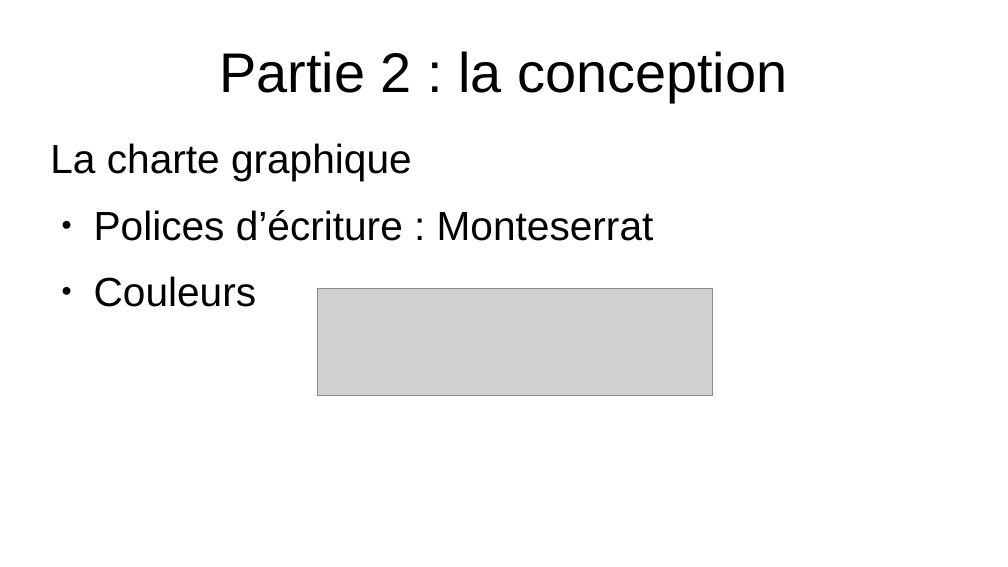
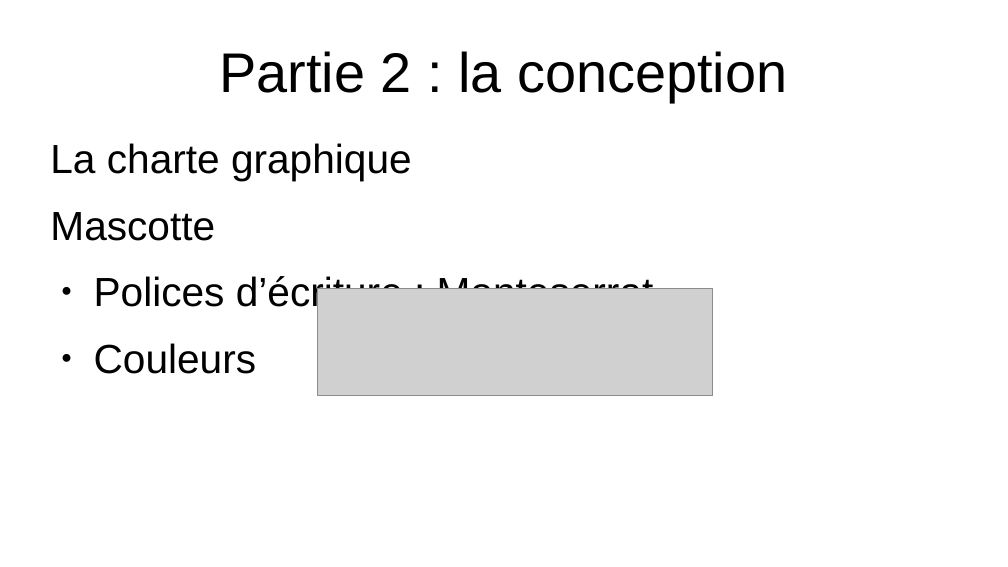
Before and after one commit to EmmaBroudic/Projet-Nooky, a slide deck: slide 18 of doc/Nooky3.odp. Drawn at 1008x567 pixels with LibreOffice and Linux fonts; fonts in the diff are those of the drawing; grey boxes stand for pictures. Boxes give left, top, right and bottom in pixels: in the first picture for what was removed or moved away, otherwise in the second. Text is boxed around its words. In the diff, an @@ line names an element or a change of style, - is before the commit and + after.

```diff
--- a/doc/Nooky3.odp
+++ b/doc/Nooky3.odp
@@ text at (50, 212, 215, 241): paragraph added @@
+Mascotte
```
Also in this commit, not shown: 5 other files.
